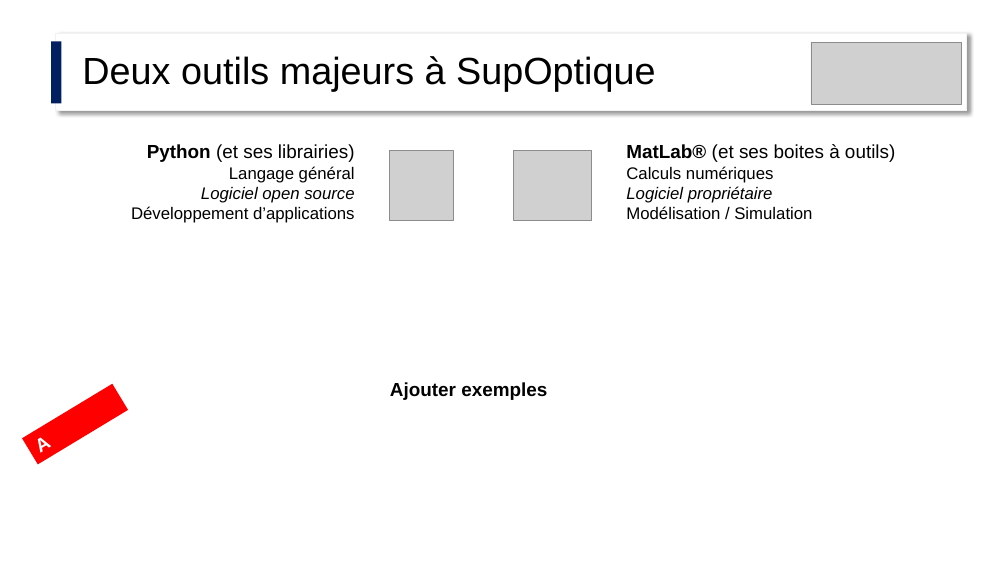
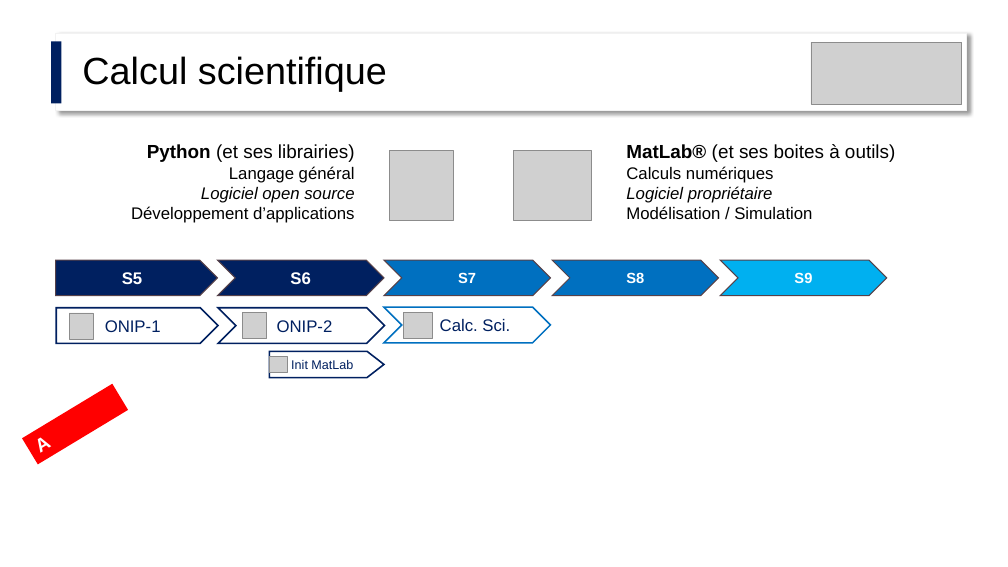
Before and after one commit to jvillemejane/jvillemejane, a slide deck: slide 9 of Presentations/2024_COPERF_Informatique.pptx (slide 5 before the commit). Drawn at 1008x567 pixels with LibreOffice and Linux fonts; fonts in the diff are those of the drawing; grey boxes stand for pictures. Boxes give left, top, right and bottom in pixels: in the first picture for what was removed or moved away, otherwise in the second. Text is boxed around its words. In the diff, an @@ line names an element or a change of style, - is before the commit and + after.

```diff
--- a/Presentations/2024_COPERF_Informatique.pptx
+++ b/Presentations/2024_COPERF_Informatique.pptx
@@ text at box(82, 56, 387, 91): text changed @@
-Deux outils majeurs à SupOptique
+Calcul scientifique
@@ pentagon arrow added at box(56, 260, 218, 296), fill #002060, outline #574249 1 pt, 16 pt, text #FFFFFF, bold @@
+S5
@@ chevron added at box(218, 260, 384, 296), fill #002060, outline #574249 1 pt, 16 pt, text #FFFFFF, bold @@
+S6
@@ chevron added at box(384, 260, 551, 296), fill #0070C0, outline #574249 1 pt, 14 pt, text #FFFFFF, bold @@
+S7
@@ chevron added at box(552, 260, 718, 296), fill #0070C0, outline #574249 1 pt, 14 pt, text #FFFFFF, bold @@
+S8
@@ chevron added at box(721, 260, 887, 296), fill #00B0F0, outline #574249 1 pt, 14 pt, text #FFFFFF, bold @@
+S9
@@ pentagon arrow added at box(56, 308, 218, 343), fill #FFFFFF, outline #002060 1.5 pt, 16 pt, text #002060 @@
+ONIP-1
@@ picture added at box(70, 313, 93, 340) @@
@@ chevron added at box(218, 308, 384, 343), fill #FFFFFF, outline #002060 1.5 pt, 16 pt, text #002060 @@
+S ONIP-26
@@ picture added at box(243, 312, 266, 339) @@
@@ chevron added at box(384, 307, 551, 343), fill #FFFFFF, outline #0070C0 1.5 pt, 16 pt, text #002060 @@
+S Calc. Sci.
@@ picture added at box(404, 312, 433, 339) @@
@@ pentagon arrow added at box(269, 352, 384, 378), fill #FFFFFF, outline #002060 1.5 pt, 12 pt, text #002060 @@
+Init MatLab
@@ picture added at box(269, 357, 287, 373) @@
@@ text removed at box(390, 382, 547, 400) @@
-Ajouter exemples
```
Also in this commit, not shown: 4 other slides changed, 6 slides added, 11 slides removed.
